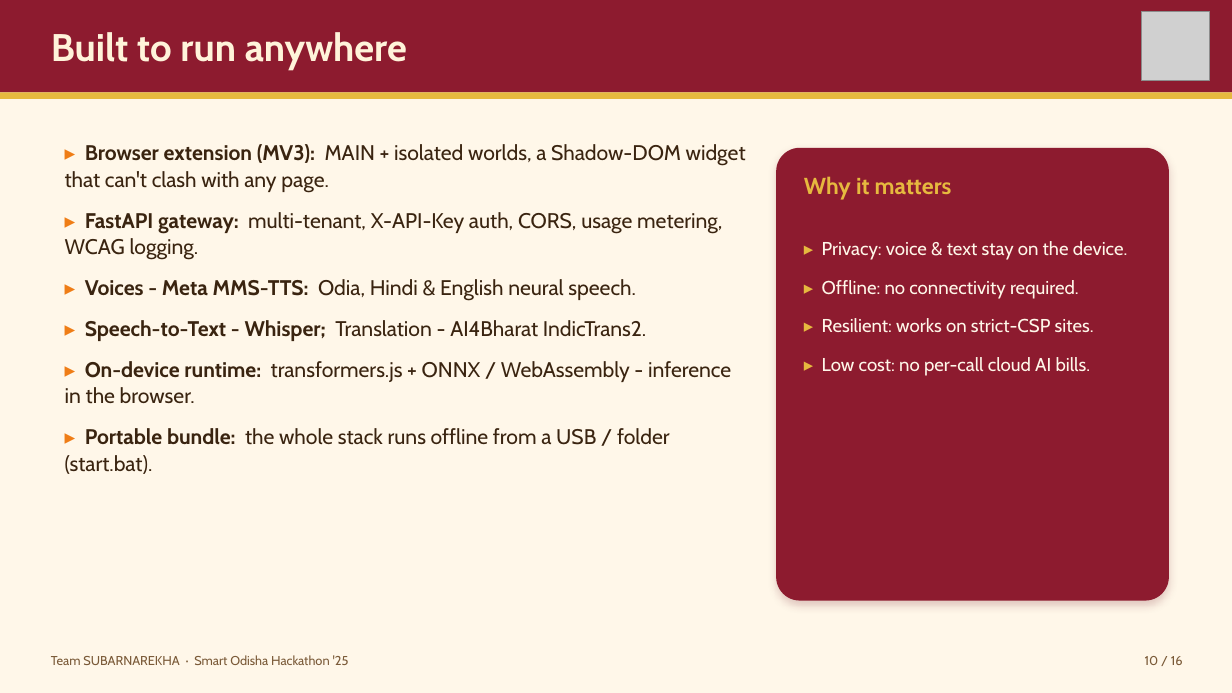
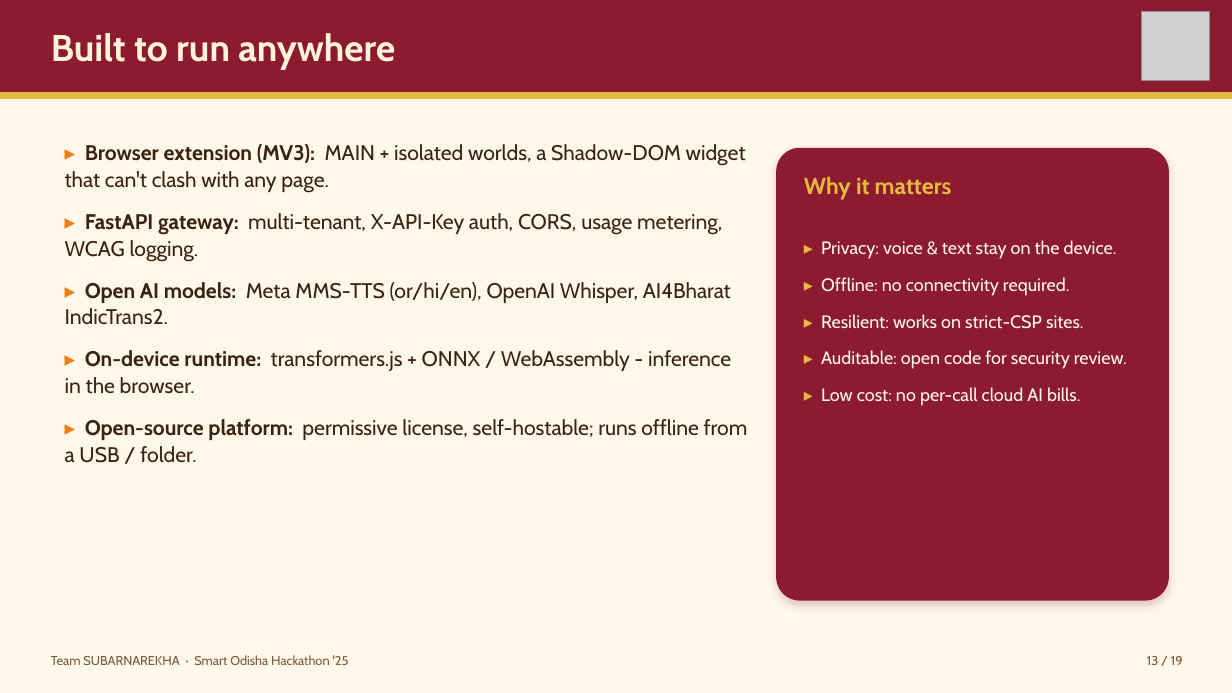
Before and after one commit to flashmindbox/AaaS, a slide deck: slide 13 of pitch/AaaS-Pitch.pptx (slide 10 before the commit). Drawn at 1232x693 pixels with LibreOffice and Linux fonts; fonts in the diff are those of the drawing; grey boxes stand for pictures. Boxes give left, top, right and bottom in pixels: in the first picture for what was removed or moved away, otherwise in the second. Text is boxed around its words. In the diff, an @@ line names an element or a change of style, - is before the commit and + after.

```diff
--- a/pitch/AaaS-Pitch.pptx
+++ b/pitch/AaaS-Pitch.pptx
@@ text "Built to run anywhere" at [51,33,395,69]: size 30 to 29 pt @@
@@ text at [65,144,746,394]: more space between paragraphs @@
@@ text at [821,240,1117,406]: paragraph added @@
+▸ Auditable: open code for security review.
@@ text at [821,240,1117,406]: size 14.5 to 14 pt in "▸ Privacy: voice & text stay on ...", "▸ Offline: no connectivity required.", "▸ Resilient: works on strict-CSP sites.", "▸ Low cost: no per-call cloud AI ..."; less space between paragraphs @@
@@ text at [65,282,731,324]: text changed @@
-▸ Voices - Meta MMS-TTS: Odia, Hindi & English neural speech.
-▸ Speech-to-Text - Whisper; Translation - AI4Bharat IndicTrans2.
+▸ Open AI models: Meta MMS-TTS (or/hi/en), OpenAI Whisper, AI4Bharat IndicTrans2.
@@ text at [65,419,748,463]: text changed @@
-▸ Portable bundle: the whole stack runs offline from a USB / folder (start.bat).
+▸ Open-source platform: permissive license, self-hostable; runs offline from a USB / folder.
@@ text at [1147,656,1183,665]: text changed @@
-10 / 16
+13 / 19
```
Also in this commit, not shown: 15 other slides changed, 3 slides added, 29 other files.
